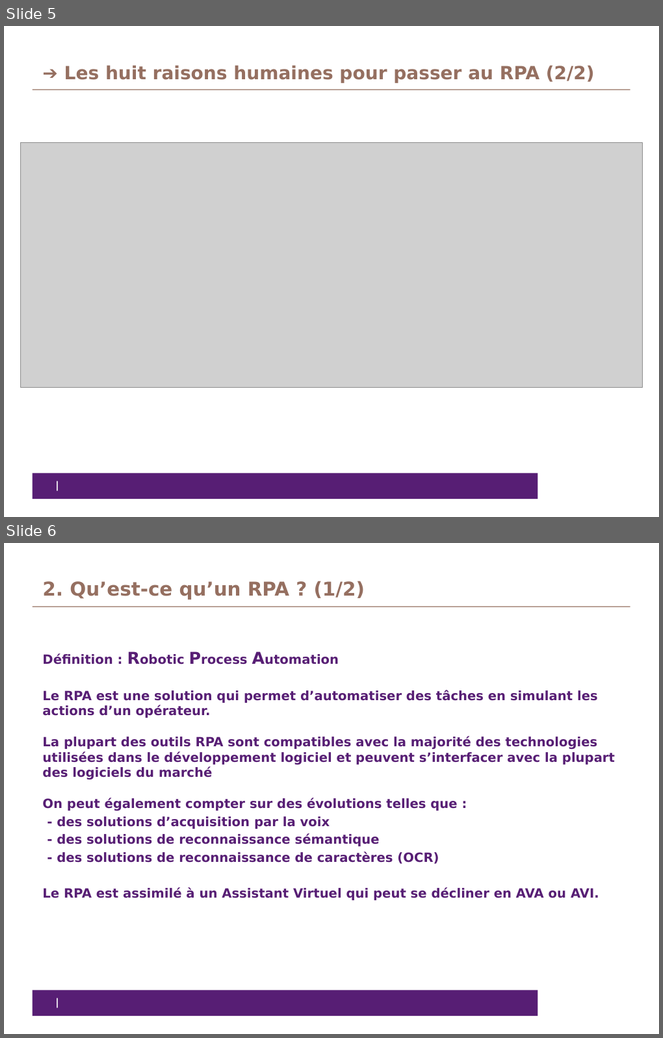
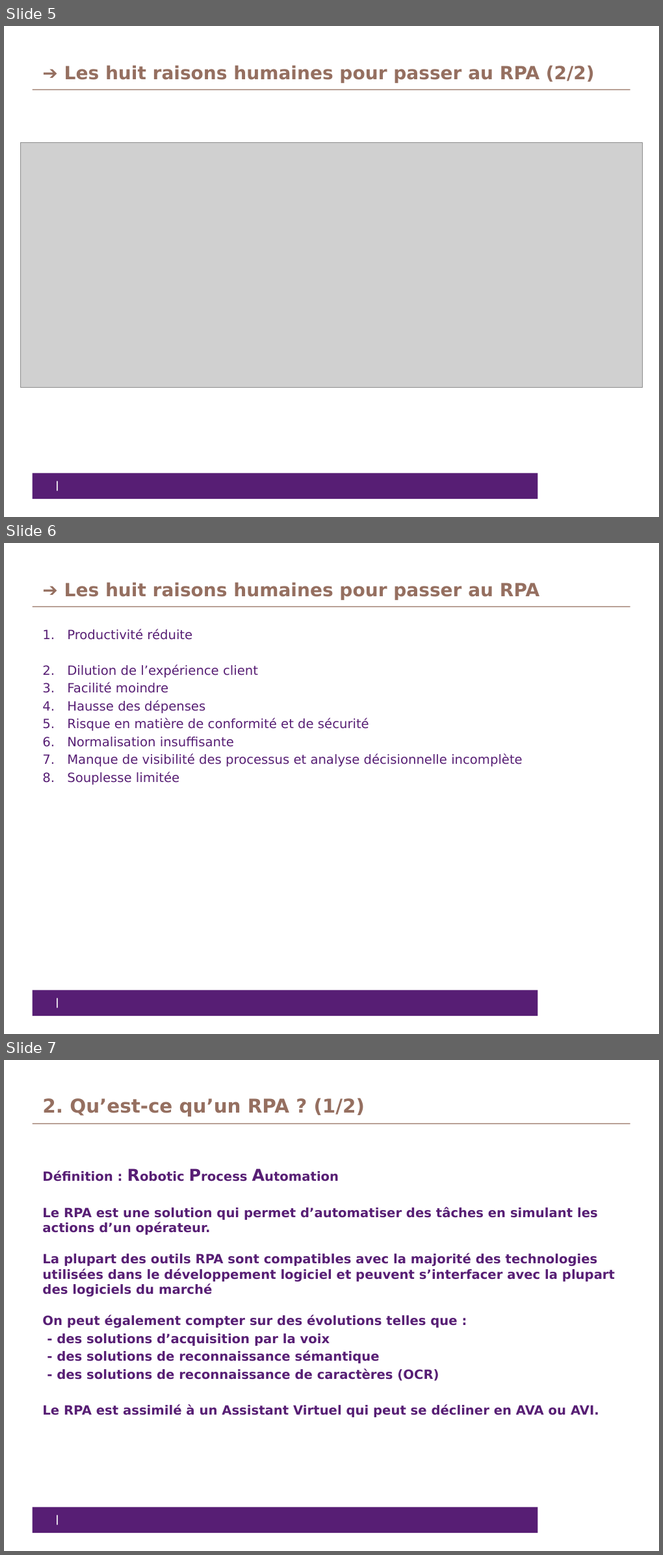
Before and after one commit to Lorennzo/Projet, a slide deck: conclusion des Poc RPA V64.pptx. Shown one above the other, each under a label of ours: slides 5 and 6 before the commit, slides 5, 6 and 7 after it. The pictures are 663x1038 and 663x1555 pixels, drawn with LibreOffice and Linux fonts; fonts in the diff are those of the drawing; grey boxes stand for pictures. Boxes give left, top, right and bottom in pixels: in the first picture for what was removed or moved away, otherwise in the second. Text is boxed around its words. In the diff, an @@ line names an element or a change of style, - is before the commit and + after.

```diff
--- a/conclusion des Poc RPA V64.pptx
+++ b/conclusion des Poc RPA V64.pptx
@@ slide 6 added at box(4, 543, 659, 1034), background #FFFFFF; not listed: 3 template elements that a slide beside it also shows @@
@@ title added at box(64, 582, 540, 600), 20 pt, text #956F60, bold @@
+➔ Les huit raisons humaines pour passer au RPA
@@ text added at box(67, 629, 523, 785), 14 pt, text #571E74 @@
+1. Productivité réduite
+2. Dilution de l’expérience client
+3. Facilité moindre
+4. Hausse des dépenses
+5. Risque en matière de conformité et de sécurité
+6. Normalisation insuffisante
+7. Manque de visibilité des processus et analyse décisionnelle incomplète
+8. Souplesse limitée
@@ what was slide 6 is now slide 7 @@
```
Also in this commit, not shown: 7 slides changed, 1 other slide added.
